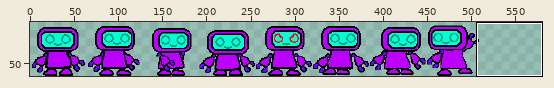
File history of a sprite sheet, assets/robotwalk.png. The first picture is a wide view before the edit; the outline marks the close-up.
Close-up. Old version:
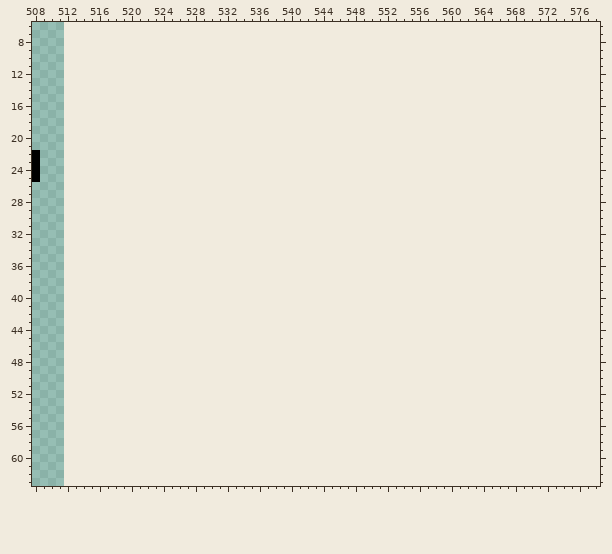
The file is 512x64 pixels. Pixels under 10% opacity are left out. Colours within 5 levels of each other are drawn and written as one. Shown: x 508..578, y 6..63. The old version is drawn lined up with the new one, on the new canvas. The wide view leaves out empty margins.
New version:
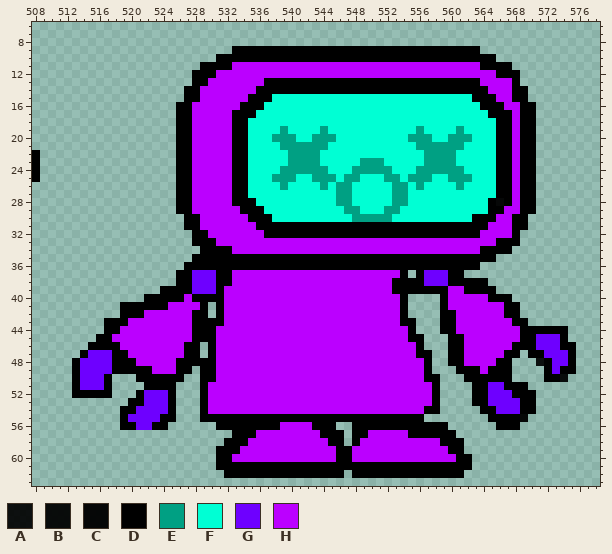
Palette (. is transparent): A #000000e9  B #000000ef  C #000000f5  D #000000  E #00a083  F #00ffd4  G #6e00ff  H #bb00ff
The edit:
canvas 512x64 -> 1024x64
Changed rows in their new state; - is an unchanged pixel.
first column x 513:
 9 --------------------DDDDDDDDDDDDDDDDDDDDDDDDDDDDDDD------------
10 ------------------DDDDDDDDDDDDDDDDDDDDDDDDDDDDDDDDDDD----------
11 ----------------DDDDHHHHHHHHHHHHHHHHHHHHHHHHHHHHHHHDDDD--------
12 ---------------DDDHHHHHHHHHHHHHHHHHHHHHHHHHHHHHHHHHHHDDD-------
13 ---------------DDHHHHHHHDDDDDDDDDDDDDDDDDDDDDDDDDDDHHHHD-------
14 --------------DDHHHHHHHDDDDDDDDDDDDDDDDDDDDDDDDDDDDDHHHDD------
15 --------------DDHHHHHHDDDFFFFFFFFFFFFFFFFFFFFFFFFFDDDHHDD------
16 -------------DDHHHHHHDDDFFFFFFFFFFFFFFFFFFFFFFFFFFFDDDHHDD-----
17 -------------DDHHHHHDDDFFFFFFFFFFFFFFFFFFFFFFFFFFFFFDDDHDD-----
18 -------------DDHHHHHDDFFFFFFFFFFFFFFFFFFFFFFFFFFFFFFFDDHDD-----
19 -------------DDHHHHHDDFFFFEFFFFEFFFFFFFFFFFEFFFFEFFFFDDHDD-----
20 -------------DDHHHHHDDFFFEEEFFEEEFFFFFFFFFEEEFFEEEFFFDDHDD-----
21 -------------DDHHHHHDDFFFFEEEEEEFFFFFFFFFFFEEEEEEFFFFDDHDD-----
22 -------------DDHHHHHDDFFFFFEEEEFFFFFFFFFFFFFEEEEFFFFFDDHDD-----
23 -------------DDHHHHHDDFFFFFEEEEFFFFFEEEFFFFFEEEEFFFFFDDHDD-----
24 -------------DDHHHHHDDFFFFEEEEEEFFFEEEEEFFFEEEEEEFFFFDDHDD-----
25 -------------DDHHHHHDDFFFEEEFFEEEFEEFFFEEFEEEFFEEEFFFDDHDD-----
26 -------------DDHHHHHDDFFFFEFFFFEFEEFFFFFEEFEFFFFEFFFFDDHDD-----
27 -------------DDHHHHHDDFFFFFFFFFFFEEFFFFFEEFFFFFFFFFFFDDHDD-----
28 -------------DDHHHHHDDDFFFFFFFFFFEEFFFFFEEFFFFFFFFFFDCDHDD-----
29 -------------DDHHHHHHDDDFFFFFFFFFFEEFFFEEFFFFFFFFFFFDDHHDD-----
30 --------------DDHHHHHHDDDFFFFFFFFFFEEEEEFFFFFFFFFFDDDHHDD------
31 --------------DDHHHHHHHDDDDDDDDDDDDDDDDDDDDDDDDDDDDDHHHDD------
32 ---------------DDHHHHHHHDDDDDDDDDDDDDDDDDDDDDDDDDDDHHHHD-------
33 ---------------DDDHHHHHHHHHHHHHHHHHHHHHHHHHHHHHHHHHHHDDD-------
34 ----------------DDDDHHHHHHHHHHHHHHHHHHHHHHHHHHHHHHHDDDD--------
35 ---------------DDDDDDDDDDDDDDDDDDDDDDDDDDDDDDDDDDDDDD----------
36 --------------DDDDDDDDDDDDDDDDDDDDDDDDDDDDDDDDDDDDD------------
37 -------------DDGGGDDHHHHHHHHHHHHHHHHHHHHHD-DGGGDD--------------
38 -------------DDGGGDDHHHHHHHHHHHHHHHHHHHHDDDDGGGDDDDD-----------
39 -----------DDDDGGGDHHHHHHHHHHHHHHHHHHHHHDDDDDDDHHDDDD----------
40 ---------DDDDDHDDDDHHHHHHHHHHHHHHHHHHHHHHD----DHHHHHDDD--------
41 ------DDDDDDHHHHD-DHHHHHHHHHHHHHHHHHHHHHHD----DHHHHHHHDD-------
42 ------DDDHHHHHHDD-DHHHHHHHHHHHHHHHHHHHHHHD----DDHHHHHHDD-------
43 ----DDDHHHHHHHHDDDDHHHHHHHHHHHHHHHHHHHHHHDD---DDHHHHHHHDD------
44 ----DDHHHHHHHHHDDDHHHHHHHHHHHHHHHHHHHHHHHHD---DDHHHHHHHHDDDDDD-
45 ---DDHHHHHHHHHHDDDHHHHHHHHHHHHHHHHHHHHHHHHDD---DDHHHHHHHDDGGGD-
46 --DDDDHHHHHHHHDD-DHHHHHHHHHHHHHHHHHHHHHHHHHD---DDHHHHHHDDDGGGDD
47 -DGGGDDHHHHHHHDD-DHHHHHHHHHHHHHHHHHHHHHHHHHDD--DDHHHHHDD-DDGGGD
48 DGGGGDDDHHHHHDDDDDHHHHHHHHHHHHHHHHHHHHHHHHHHD--DDHHHHDD---ADGGD
49 DGGGGDDDDDHHHDD-DDHHHHHHHHHHHHHHHHHHHHHHHHHHD---DDDHDDD----DGDD
50 DGGGD---DDDDDD--DDHHHHHHHHHHHHHHHHHHHHHHHHHHDD---DDDDDD----DDB-
51 DGGGD----DDDD---DHHHHHHHHHHHHHHHHHHHHHHHHHHHHD----DDGGDDD------
52 DDDDD---DGGGD---DHHHHHHHHHHHHHHHHHHHHHHHHHHHHD----DDGGGDDD-----
53 -------DDGGGD---DHHHHHHHHHHHHHHHHHHHHHHHHHHHHD----DDGGGGDD-----
54 ------DDGGGGD---DHHHHHHHHHHHHHHHHHHHHHHHHHHHDD-----DDGGGDD-----
55 ------DGGGGDD---DDDDDDDDDDDDDDDDDDDDDDDDDDDD--------DDDDC------
56 ------DDGGDD------DDDDDDDDHHHHDDD--DDDDDDDDDDDD------DDD-------
57 --------------------DDDHHHHHHHHDDD-DDHHHHHDDDDDD---------------
58 -------------------DDDHHHHHHHHHHDD-DHHHHHHHHHHDDD--------------
59 ------------------DDDHHHHHHHHHHHHDDHHHHHHHHHHHHDD--------------
60 ------------------DDHHHHHHHHHHHHHDDHHHHHHHHHHHHHDD-------------
61 ------------------DDDDDDDDDDDDDDDDDDDDDDDDDDDDDDDD-------------
62 -------------------DDDDDDDDDDDDDDD-DDDDDDDDDDDDDD--------------
